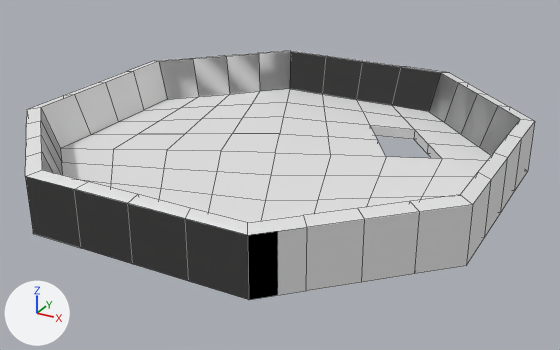
Two versions of the OBJ model models/floor_3.obj, one commit apart.
Camera for both pictures: a 50 mm camera at (25.2, -45.2, 20.9) aimed at (0.8, -0.7, -1.3). The lights are fixed; the arrows at lower left show +X, +Y and +Z. Mesh edges are drawn as thin lines. Where no turn or scale is listed for an object, it has been applied to the vertices.

The first picture shows 'floor.003'.
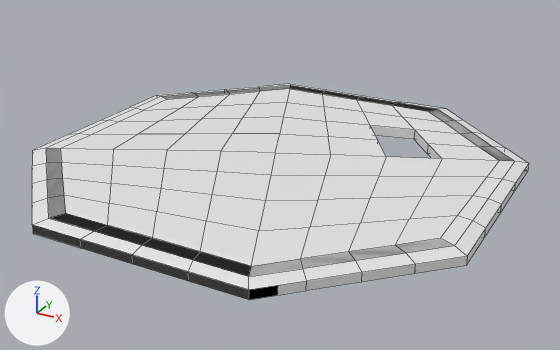
What differs and where, as boxes (x1, y1, x2, y2) in the pictures (560 x 350 px; the box of a moved part takes in the faces that stretch with it):
'floor.003', reshaped (13% shorter)
    before: (25, 51, 535, 300)
    after: (32, 84, 529, 300)
part 1 of me_floor_003, moved or reshaped
    before: (25, 51, 535, 300)
    after: (32, 84, 529, 300)
part 2 of me_floor_003, shading changed
    both: (60, 89, 491, 223)

The change, as a diff of the scene's bpy script:
```diff
--- a/models/floor_3.obj.py
+++ b/models/floor_3.obj.py
@@ me_floor_003 @@
 # used by ob_floor_003; location = (0.0, 0.0, 0.0)
-me_floor_003.from_pydata(...)  # 226 vertices, 226 faces; spans x -16.2..16.2, y -16.2..16.2, z -0.9..3.0
+me_floor_003.from_pydata(...)  # 226 vertices, 226 faces; spans x -16.2..16.2, y -16.2..16.2, z -0.9..0.0
+# me_floor_003 part 1: all 64 vertices in x -16.2..16.2, y -16.2..16.2, z 2.8..3.0 are moved by (0.0, 0.0, -3.1)
+# me_floor_003 part 2: edges marked sharp go from 191 to 183
```
